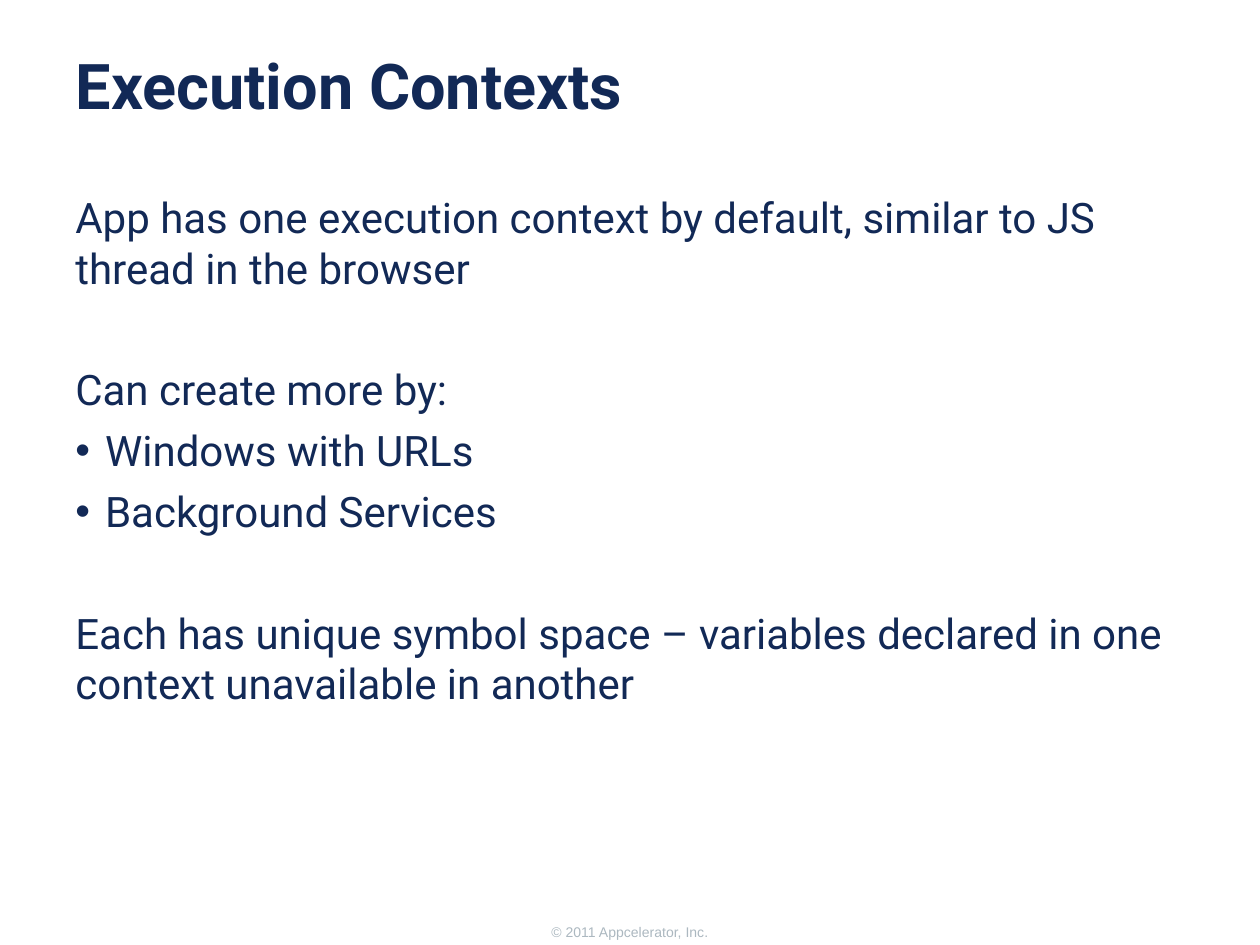
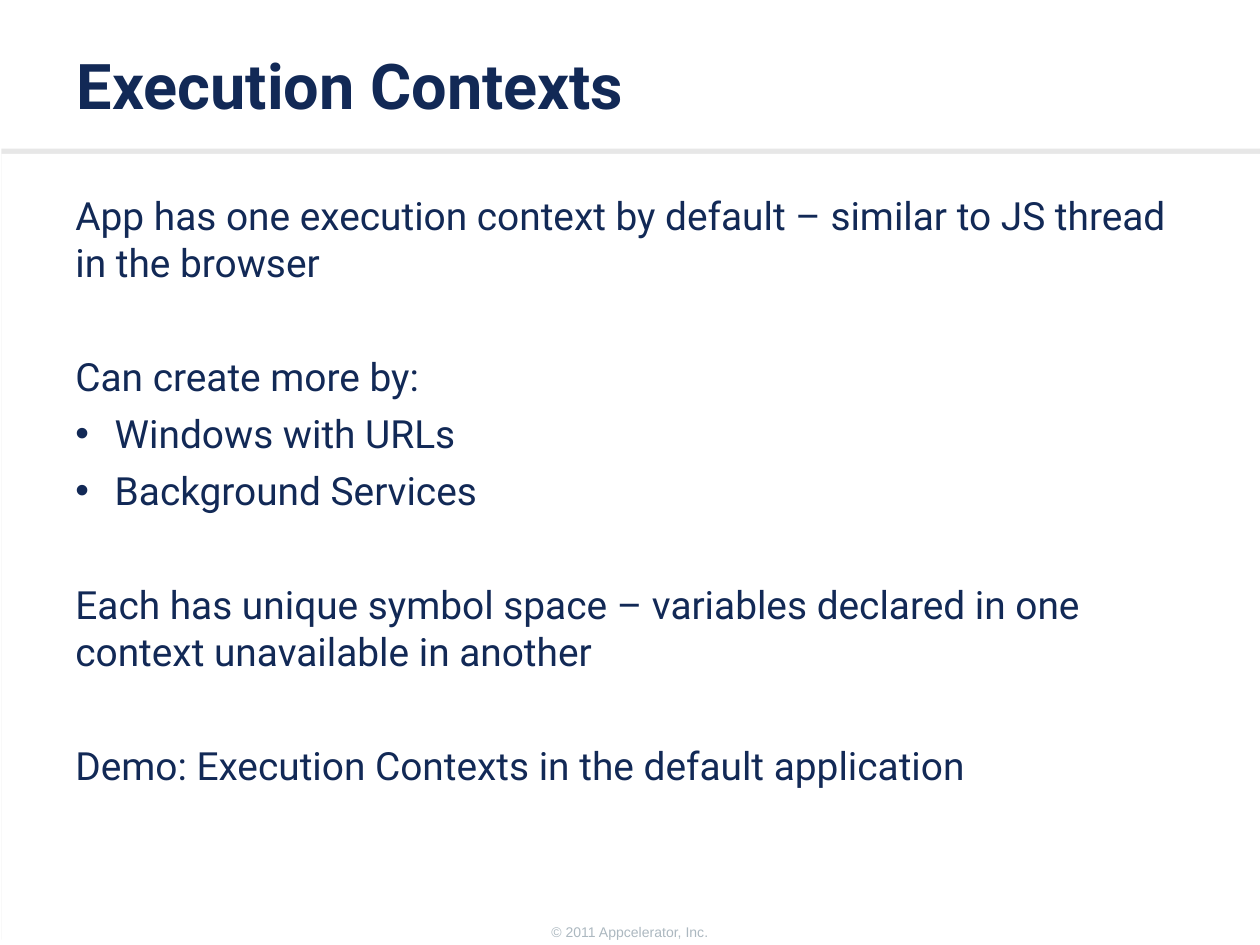
Before and after one commit to appcelerator-training-archive/tcad_certification, a slide deck: slide 10 of 220/220.ppt (slide 11 before the commit). Drawn at 1260x945 pixels with LibreOffice and Linux fonts; fonts in the diff are those of the drawing; background and template pictures are left out. Boxes give left, top, right and bottom in pixels: in the first picture for what was removed or moved away, otherwise in the second. Text is boxed around its words. In the diff, an @@ line names an element or a change of style, - is before the commit and + after.

```diff
--- a/220/220.ppt
+++ b/220/220.ppt
@@ rectangle added at box(1, 154, 1260, 945), fill #FFFFFF @@
@@ text at box(75, 200, 1165, 278): text changed; size 24 to 22.2 pt @@
-App has one execution context by default, similar to JS thread in the browser
+App has one execution context by default – similar to JS thread in the browser
@@ text at box(75, 362, 1079, 667): size 24 to 22.2 pt in "Can create more by:", "Windows with URLs", "Background Services", "Each has unique symbol space – variables ..." @@
@@ text at box(75, 750, 965, 788): paragraph added @@
+Demo: Execution Contexts in the default application
```
Also in this commit, not shown: 8 other slides changed, 9 slides added, 12 slides removed, 16 other files.
